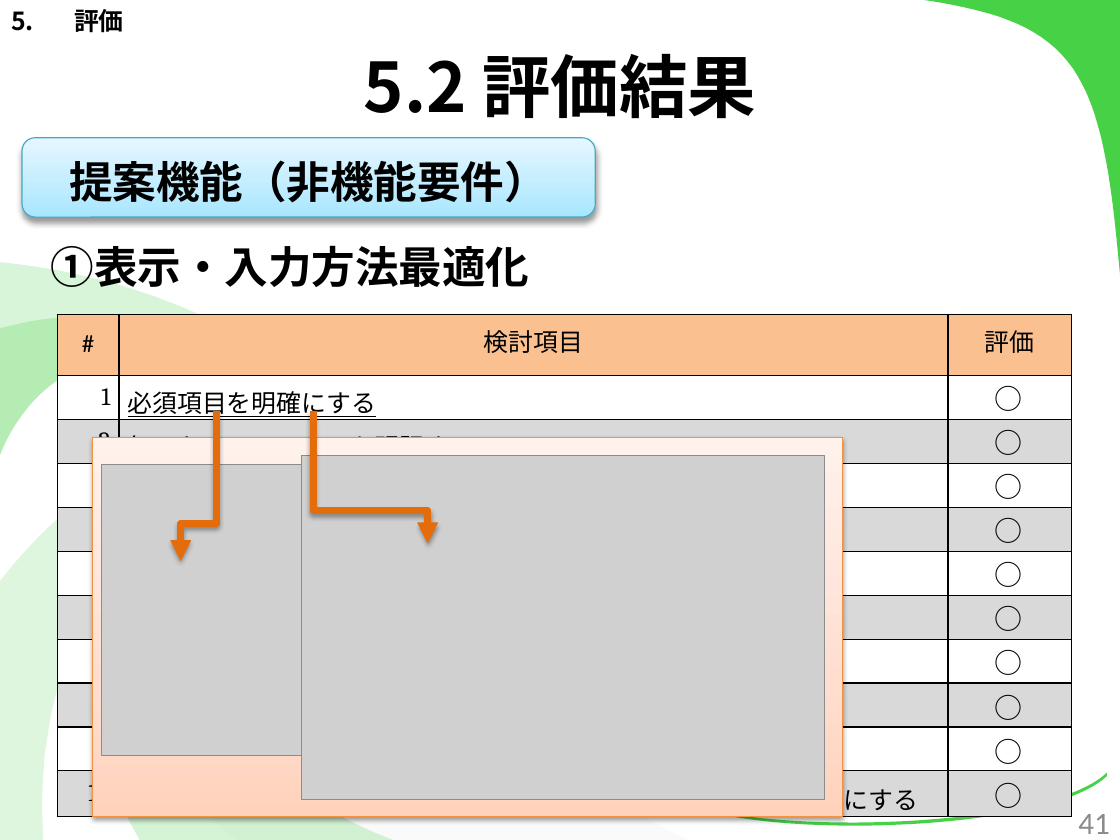
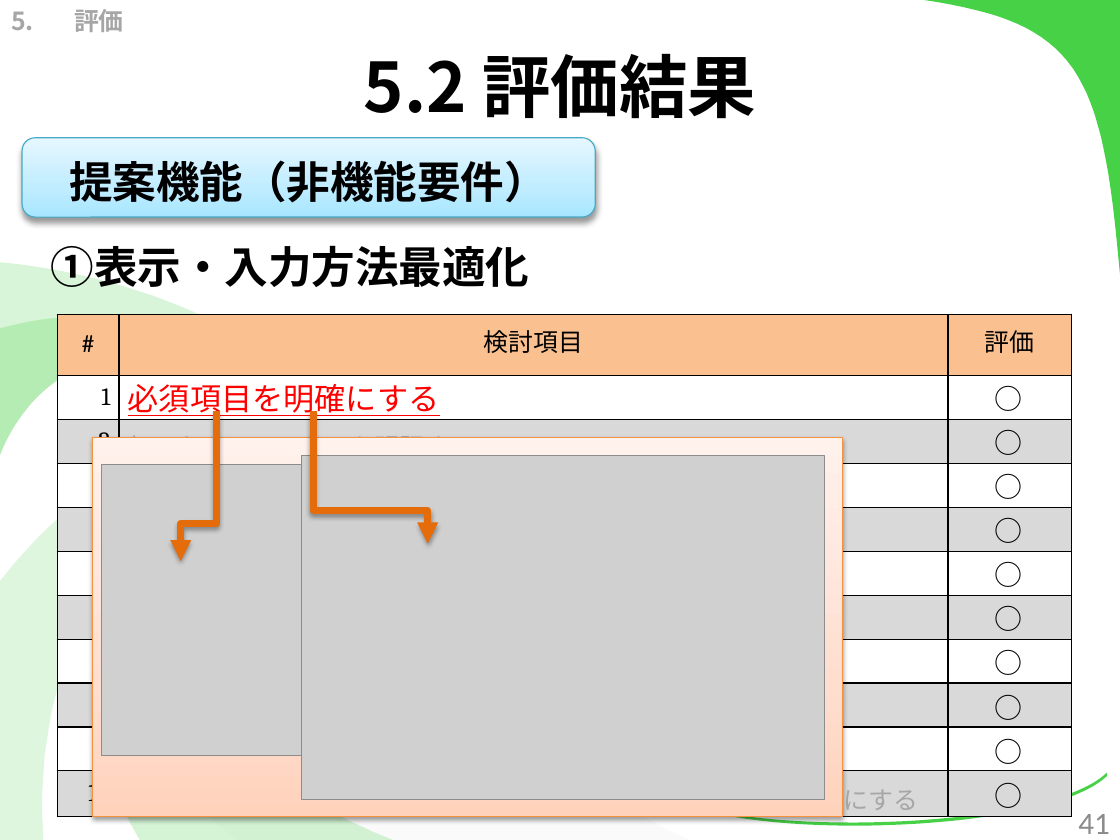
Before and after one commit to kotaro0717/Report-Management, a slide deck: slide 41 of PowerPoint/report_hokada.pptx. Drawn at 1120x840 pixels with LibreOffice and Linux fonts; fonts in the diff are those of the drawing; grey boxes stand for pictures. Boxes give left, top, right and bottom in pixels: in the first picture for what was removed or moved away, otherwise in the second. Text is boxed around its words. In the diff, an @@ line names an element or a change of style, - is before the commit and + after.

```diff
--- a/PowerPoint/report_hokada.pptx
+++ b/PowerPoint/report_hokada.pptx
@@ text "評価" at box(74, 9, 124, 32): text colour #000000 to #A6A6A6 @@
@@ table at box(57, 315, 1071, 820) @@
@@ size 16 to 20 pt, text colour #000000 to #FF0000 in "必須項目を明確にする" @@
@@ text colour #000000 to #A6A6A6 in "何のためのフォームか明記する", "アクティブなフォームは色を変える", "送信ボタンの表現を変える", "フォームの項目は垂直にする" and 5 more places @@
```
Also in this commit, not shown: 37 other slides changed, 5 slides added.
